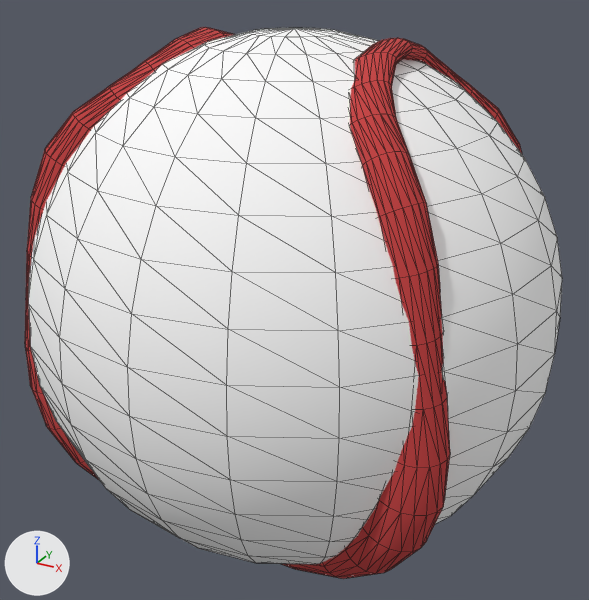
The OBJ model data/MODEL/item/item_ball.obj, before and after one commit.
Both versions are drawn from a camera (50 mm lens) standing at (0.86, -1.562, 0.773) and looking at (0.002, -0.002, -0.007). The lights are fixed; the arrows at lower left show +X, +Y and +Z. The first picture is the older version. Mesh edges are drawn as thin lines. Where no turn or scale is listed for an object, it has been applied to the vertices.

Names of what the first picture shows: 'item_ball'.
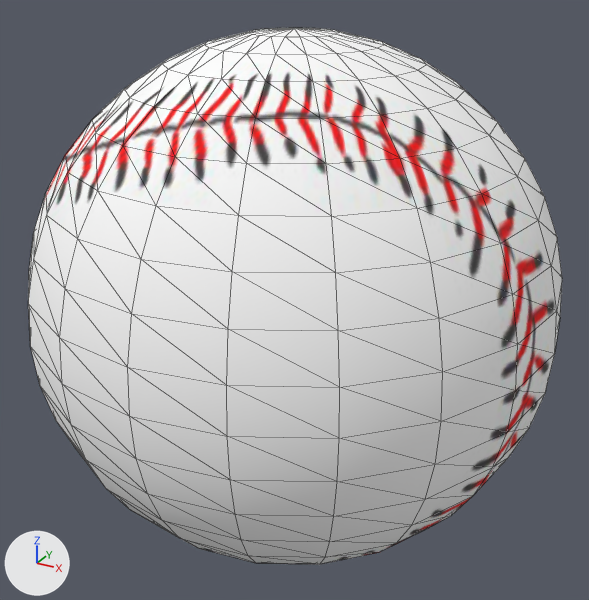
The change, as a diff of the scene's bpy script:
```diff
--- a/data/MODEL/item/item_ball.obj.py
+++ b/data/MODEL/item/item_ball.obj.py
@@ img_item_ball_png @@
+img_item_ball_png = load_image('item_ball.png', 'item_ball.png', 612, 270, 'sRGB')
@@ mat_initialshadinggroup @@
+mat_initialshadinggroup = principled_material('initialShadingGroup')
+mat_initialshadinggroup.texture = img_item_ball_png
+mat_initialshadinggroup.roughness = 1.0
@@ me_item_ball @@
 # used by ob_item_ball; location = (0.0, 0.0, 0.0)
-me_item_ball.from_pydata(...)  # 1582 vertices, 3160 faces; spans x -0.608..0.608, y -0.608..0.608, z -0.608..0.608
-me_item_ball.materials.append(mat_lambert3sg)  # red #c53f3f
+me_item_ball.from_pydata(...)  # 382 vertices, 760 faces; spans x -0.608..0.608, y -0.608..0.608, z -0.608..0.608
+# me_item_ball part 1: the loose piece of 1200 vertices spanning x -0.521..0.521, y -0.416..0.407, z -0.577..0.6 is deleted
+# me_item_ball part 2: 760 faces spanning x -0.608..0.608, y -0.608..0.608, z -0.608..0.608 switch from mat_lambert2sg (white #ffffff) to mat_initialshadinggroup (picture img_item_ball_png)
```

What differs and where, as boxes (x1, y1, x2, y2) in the pictures (589 x 600 px):
'item_ball', reshaped: before (25, 27, 562, 579); after (28, 28, 562, 565)
part 1 of me_item_ball, deleted: before (25, 27, 522, 579)
part 2 of me_item_ball, recoloured: (28, 34, 558, 564) in both
